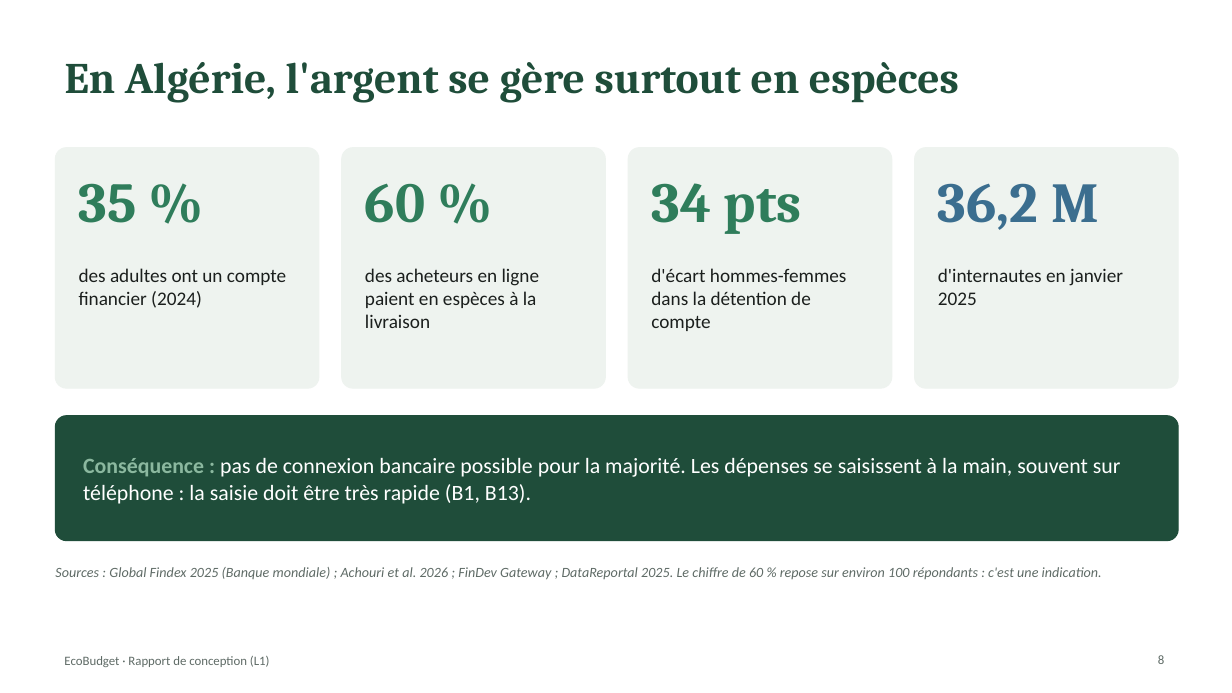
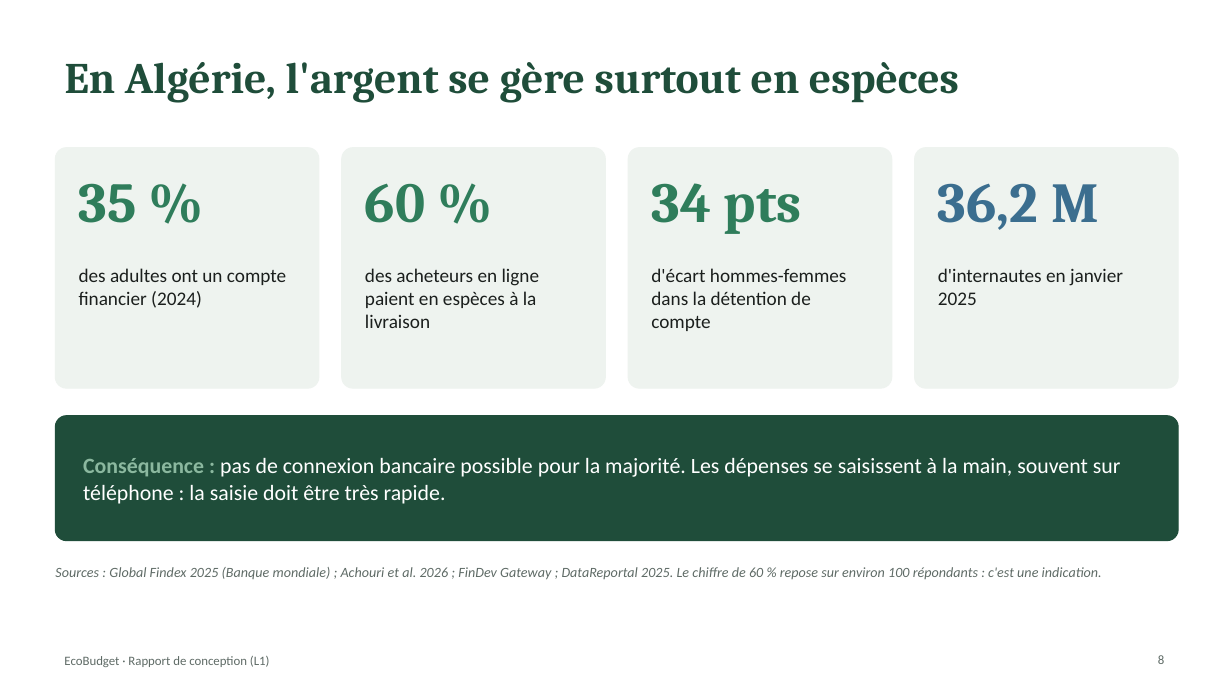
Before and after one commit to kaderouadahi/EcoBudget, a slide deck: slide 8 of livrables/L1_conception.pptx. Drawn at 1232x693 pixels with LibreOffice and Linux fonts; fonts in the diff are those of the drawing. Boxes give left, top, right and bottom in pixels: in the first picture for what was removed or moved away, otherwise in the second. Text is boxed around its words. In the diff, an @@ line names an element or a change of style, - is before the commit and + after.

```diff
--- a/livrables/L1_conception.pptx
+++ b/livrables/L1_conception.pptx
@@ text at box(83, 458, 1121, 504): text changed @@
-Conséquence : pas de connexion bancaire possible pour la majorité. Les dépenses se saisissent à la main, souvent sur téléphone : la saisie doit être très rapide (B1, B13).
+Conséquence : pas de connexion bancaire possible pour la majorité. Les dépenses se saisissent à la main, souvent sur téléphone : la saisie doit être très rapide.
```
Also in this commit, not shown: 7 other slides changed, 8 slides added, 3 slides removed, 5 other files.
